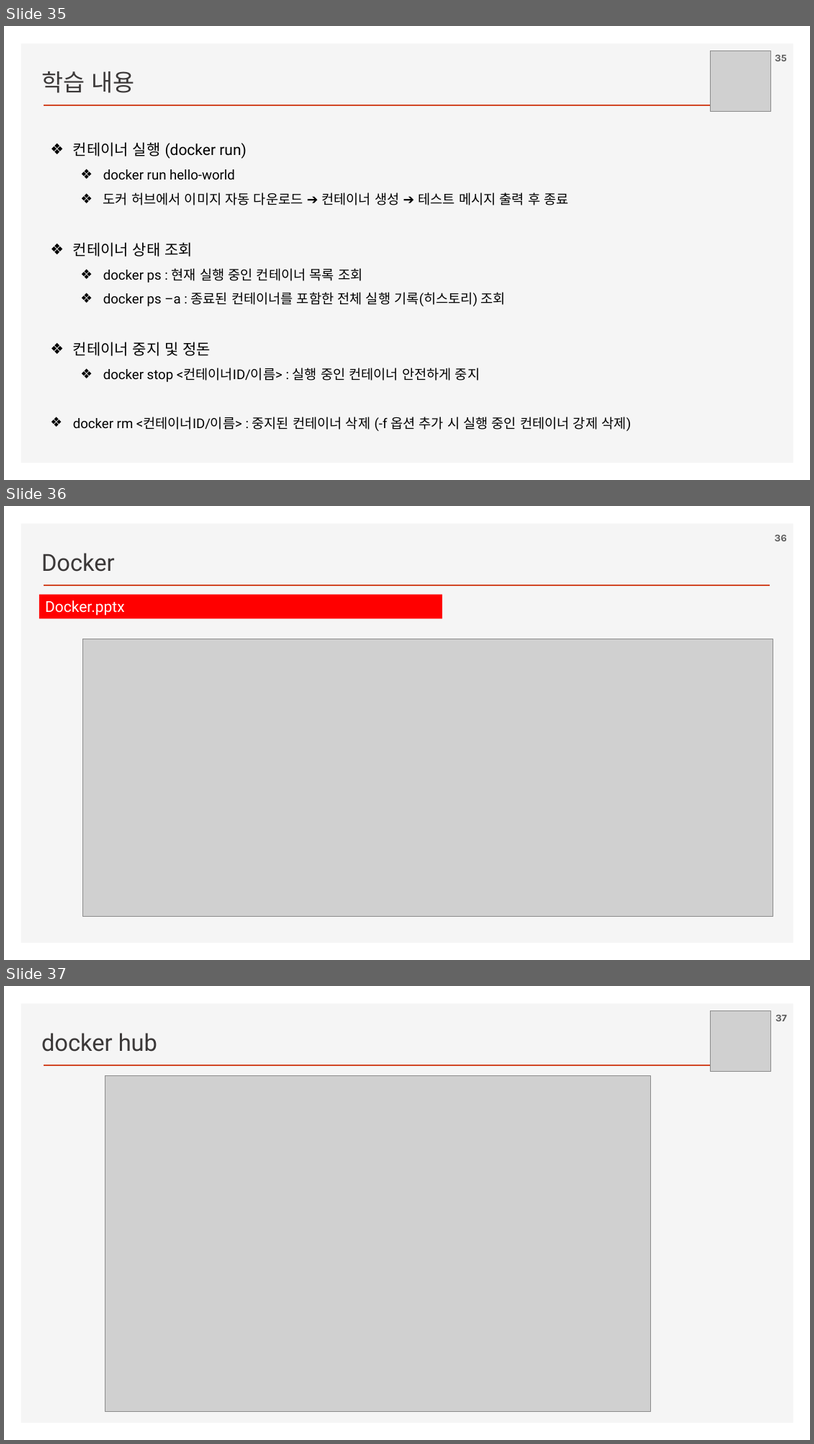
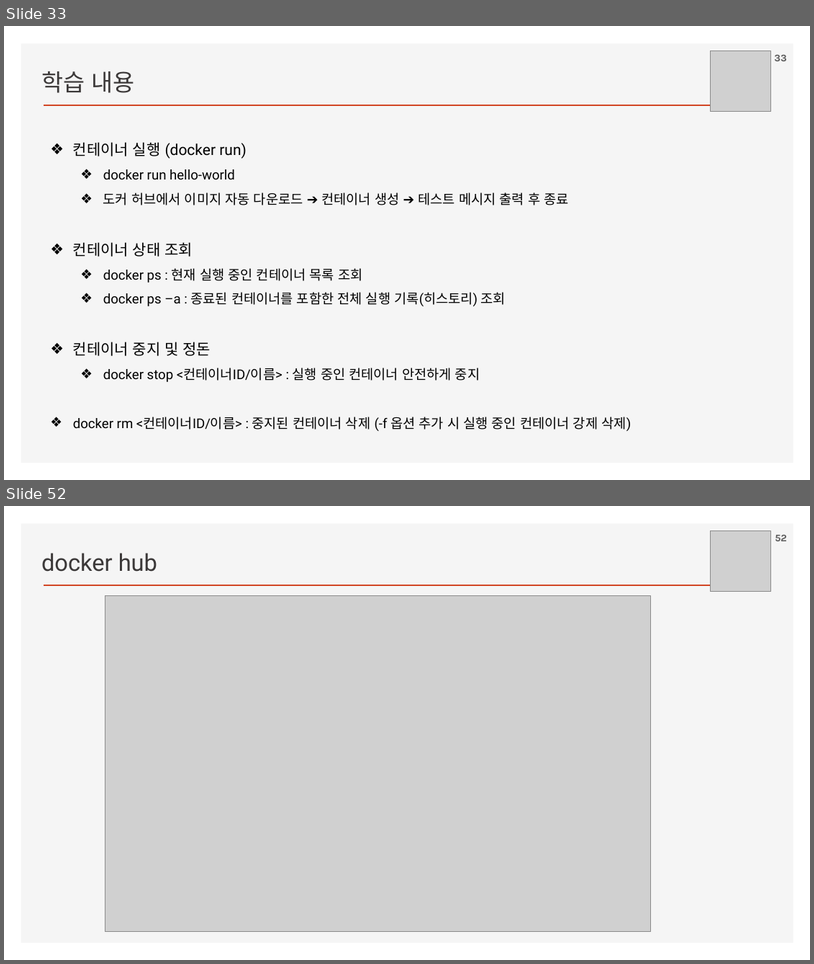
Before and after one commit to ancestor9/2026_Fall_Application-Deployment, a slide deck: App Deployment.pptx. Shown one above the other, each under a label of ours: slides 35, 36 and 37 before the commit, slides 33 and 52 after it; the slides between them are not shown. The pictures are 814x1444 and 814x964 pixels, drawn with LibreOffice and Linux fonts; fonts in the diff are those of the drawing; grey boxes stand for pictures; background and template pictures are left out. Boxes give left, top, right and bottom in pixels: in the first picture for what was removed or moved away, otherwise in the second. Text is boxed around its words. In the diff, an @@ line names an element or a change of style, - is before the commit and + after.

```diff
--- a/App Deployment.pptx
+++ b/App Deployment.pptx
@@ slide 36 removed at <box>4,506,810,960</box>, background #FFFFFF; not listed: 2 template elements that a slide beside it also shows @@
@@ page number removed at <box>775,535,787,541</box> @@
-36
@@ text removed at <box>41,553,115,572</box> @@
-Docker
@@ rectangle removed at <box>39,595,442,618</box> @@
-Docker.pptx
@@ picture removed at <box>82,639,774,916</box> @@
@@ what was slide 35 is now slide 33 @@
@@ page number at <box>774,55,787,61</box>: text changed @@
-35
+33
@@ what was slide 37 is now slide 52 @@
@@ page number at <box>775,535,787,541</box>: text changed @@
-37
+52
```
Also in this commit, not shown: 2 slides changed, 20 slides added.
